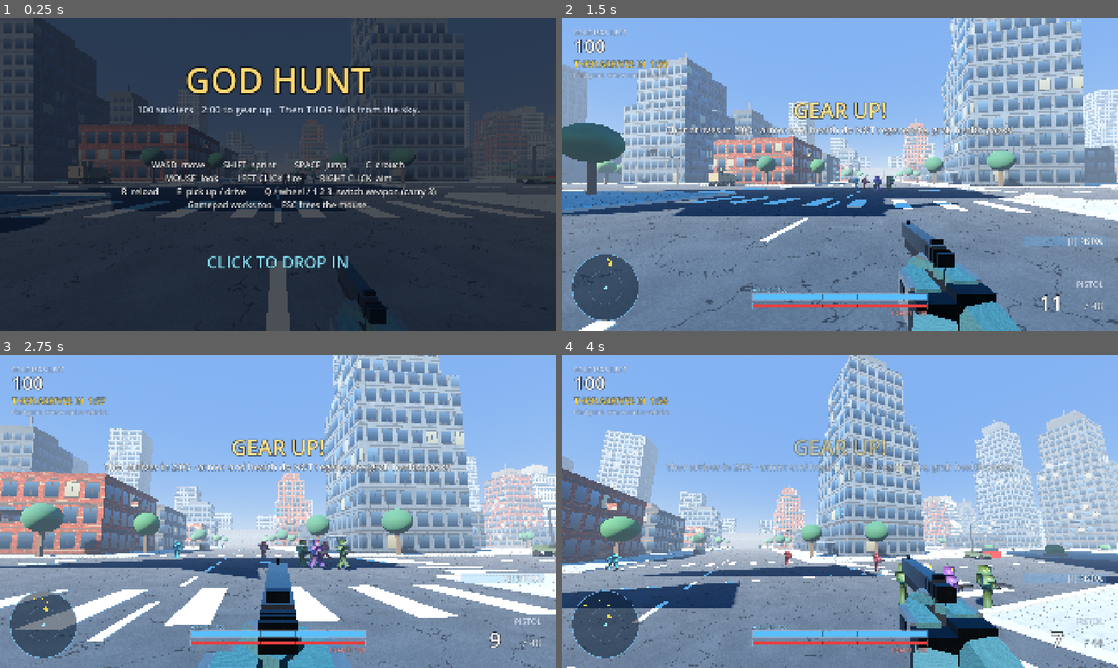
Above: before the commit, frames 1-4 (two rows, left to right).
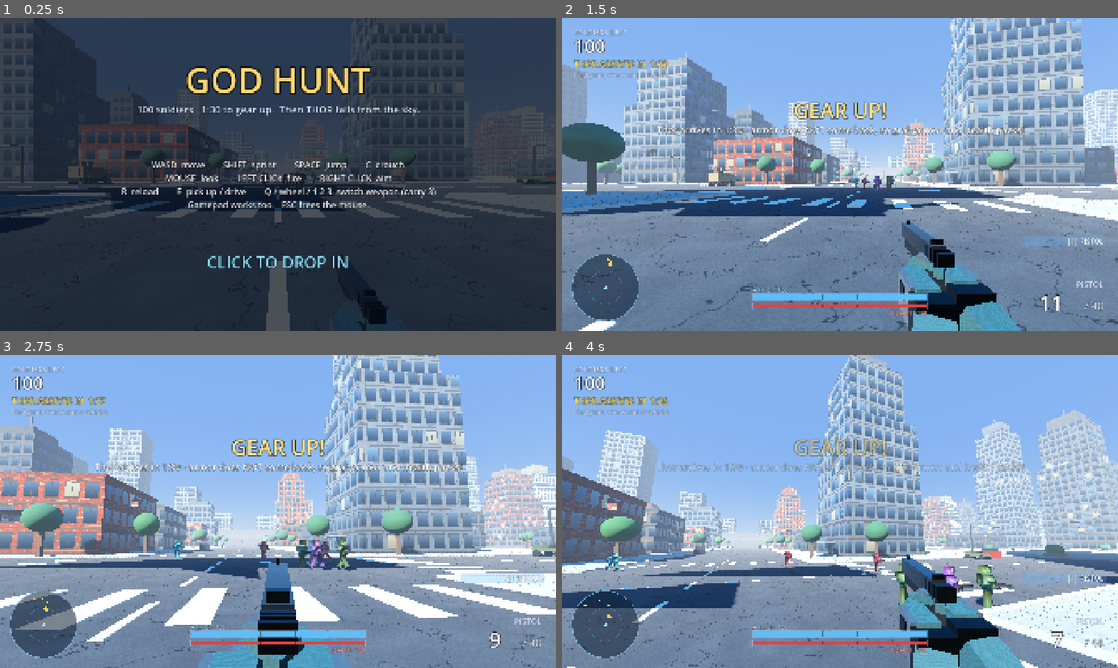
Above: after the commit, the same moments.

Repository: hotspotfufu/WRATH-
Game: Godot game, scene res://main.tscn
The game is run twice, just before and just after one commit, with the same random seed, the same clock (stepped at 60 frames per second) and the same inputs.
Inputs (mouse positions are in pixels of both pictures, inside the frame that each line leads up to):
- Up to frame 1 (0.25 s): no input
- Up to frame 2 (1.5 s): tap Enter at 0.5 s; move the mouse to (962, 158) at 0.52 s; press the mouse at (962, 158) at 0.53 s; hold Right 0.53-1.28 s; tap Space (jump) at 0.77 s; tap E (use) at 0.8, 1.35 s; move the mouse to (812, 174) at 1.27 s; release the mouse at (812, 174) at 1.28 s; hold Up from 1.28 s (still down)
- Up to frame 3 (2.75 s): keep holding Up; tap Space (jump) at 1.52 s; click (250, 511) at 1.55 s; move the mouse to (289, 505) at 2.02 s; hold Right mouse button (aim) from 2.03 s (still down); click (289, 505) at 2.17 s; tap E (use) at 2.3 s
- Up to frame 4 (4 s): keep holding Up; move the mouse to (834, 517) at 2.77 s; release Right mouse button (aim) at 2.78 s; tap C (crouch) at 2.85 s; tap Space (jump) at 3.02, 3.77 s; click (834, 517) at 3.05 s; move the mouse to (878, 514) at 3.52 s; press the mouse at (878, 514) at 3.53 s; tap E (use) at 3.8 s

The runs differ from the first frame. In frame 1, less than 0.1% of the frame differs, in the area x 36-39%, y 28-31%; in frame 2, 1.2%; in frame 3, 1.2%, in the area x 17-84%, y 13-38%; in frame 4, 0.9%.

Commit message:
Add files via upload

Diff:
--- a/scripts/game.gd
+++ b/scripts/game.gd
@@ -1,12 +1,12 @@
 extends Node3D
 ## Runs a match of GOD HUNT:
-##   1. LOOT (2:00) - 100 soldiers drop into the city and grab weapons, armor, jeeps
+##   1. LOOT (1:30) - 100 soldiers drop into the city and grab weapons, armor, jeeps
 ##   2. STORM - the sky darkens, thunder rolls
 ##   3. BOSS - Thor crashes down and tries to wipe everyone out
 ##   4. Kill Thor -> his hammer drops. Pick it up to claim Mjolnir.
 
 const CityScript := preload("res://scripts/city.gd")
-const LOOT_TIME := 120.0
+const LOOT_TIME := 90.0
 const SOLDIERS := 99            # plus you = 100
 const MAX_JEEPS := 10
 
@@ -164,7 +164,7 @@
 		phase = "loot"
 		hud.set("start_screen", false)
 		Input.mouse_mode = Input.MOUSE_MODE_CAPTURED
-		hud.call("banner", "GEAR UP!", "Thor arrives in 2:00 - armor and health do NOT regenerate, grab health packs!", 4.0)
+		hud.call("banner", "GEAR UP!", "Thor arrives in 1:30 - armor does NOT come back, so grab armor and health packs!", 4.0)
 		get_viewport().set_input_as_handled()
 	elif phase in ["won_end", "lost"] and _spectate_t > 1.5:
 		if (event is InputEventKey and (event as InputEventKey).keycode == KEY_ENTER) or (event is InputEventMouseButton and (event as InputEventMouseButton).pressed) or (event is InputEventJoypadButton and (event as InputEventJoypadButton).pressed):
--- a/scripts/hud.gd
+++ b/scripts/hud.gd
@@ -151,15 +151,21 @@
 	var left := int(boss.call("bars_left"))
 	var in_bar := hp - per * (left - 1)
 	var frac := clampf(in_bar / per, 0.0, 1.0)
+	var single := int(boss.get("BARS")) == 1
 	var r := Rect2(cx - 420, 72, 840, 26)
 	_text("THOR, GOD OF THUNDER", Vector2(cx, 58), 30, Color(0.75, 0.88, 1.0), HORIZONTAL_ALIGNMENT_CENTER)
 	var top: Color = BAR_COLORS[clampi(left - 1, 0, 2)]
+	if single:
+		top = Color(0.35, 0.65, 1.0).lerp(Color(0.95, 0.2, 0.2), 1.0 - frac)
 	var under := Color(0, 0, 0, 0.5)
 	if left > 1:
 		under = (BAR_COLORS[left - 2] as Color).darkened(0.25)
 	if float(boss.get("_phase_shield")) > 0.0:
 		top = Color(0.85, 0.95, 1.0, 0.6 + 0.4 * sin(_time * 18.0))
 	_bar(r, frac, top, under, 10)
+	if single:
+		_text("%d%%" % int(ceil(frac * 100.0)), Vector2(cx + 435, 94), 26, top)
+		return
 	# pips: how many bars are left
 	for i in 3:
 		var pc := Vector2(cx + 450 + i * 26, 85)
@@ -183,7 +189,7 @@
 	_bar(Rect2(cx - 300, sz.y - 94, 600, 16), health / float(p.get("max_health")), hcol, Color(0, 0, 0, 0.5), 10)
 	_text("HEALTH  %d" % int(health), Vector2(cx + 300, sz.y - 54), 20, Color(1.0, 0.6, 0.6), HORIZONTAL_ALIGNMENT_RIGHT)
 	if shield < 1.0:
-		_text("ARMOR BROKEN - find armor" if not low else "LOW HEALTH - find a health pack!", Vector2(cx, sz.y - 165), 24, hcol if low else Color(0.6, 0.85, 1.0), HORIZONTAL_ALIGNMENT_CENTER)
+		_text("ARMOR BROKEN - find armor (health recovers if you take cover)" if not low else "LOW HEALTH - take cover or grab a health pack!", Vector2(cx, sz.y - 165), 24, hcol if low else Color(0.6, 0.85, 1.0), HORIZONTAL_ALIGNMENT_CENTER)
 
 	var in_v: Node = p.get("in_vehicle")
 	if in_v:
@@ -311,7 +317,7 @@
 	var cx := sz.x * 0.5
 	_c.draw_rect(Rect2(Vector2.ZERO, sz), Color(0.02, 0.04, 0.08, 0.72))
 	_text("GOD HUNT", Vector2(cx, sz.y * 0.24), 120, Color(1.0, 0.85, 0.45), HORIZONTAL_ALIGNMENT_CENTER)
-	_text("100 soldiers.  2:00 to gear up.  Then THOR falls from the sky.", Vector2(cx, sz.y * 0.24 + 70), 34, Color(0.85, 0.9, 1.0), HORIZONTAL_ALIGNMENT_CENTER)
+	_text("100 soldiers.  1:30 to gear up.  Then THOR falls from the sky.", Vector2(cx, sz.y * 0.24 + 70), 34, Color(0.85, 0.9, 1.0), HORIZONTAL_ALIGNMENT_CENTER)
 	var lines := [
 		"WASD  move        SHIFT  sprint        SPACE  jump        C  crouch",
 		"MOUSE  look        LEFT CLICK  fire        RIGHT CLICK  aim",
--- a/scripts/loot.gd
+++ b/scripts/loot.gd
@@ -114,7 +114,7 @@
 				by.call("give_armor")
 		"health":
 			if by.has_method("heal"):
-				by.call("heal", 60.0)
+				by.call("heal", 40.0)
 	_taken = true
 	if by.is_in_group("player"):
 		Sounds.play(get_parent(), Sounds.pickup(), global_position, -4.0)
--- a/scripts/player.gd
+++ b/scripts/player.gd
@@ -39,6 +39,10 @@
 var _bob := 0.0
 var _crouch := 0.0
 var _since_hit := 10.0
+var _thor_safe := 0.0
+const THOR_HIT := 55.0          ## one Thor hit (after your armor is gone) takes 55 of 100 health
+const REGEN_DELAY := 5.0        ## health starts coming back 5 s after your last hit
+const REGEN_RATE := 10.0        ## health per second
 var _swap_t := 0.0
 var _throwing := false
 var _sfx: AudioStreamPlayer
@@ -212,9 +216,11 @@
 	_update_weapon(delta, hv, sprinting)
 
 	# shield recharge, Halo style
+	# armor never regenerates (find armor pickups); health slowly does
 	_since_hit += delta
-	if _since_hit > 4.0 and shield < max_shield:
-		shield = minf(max_shield, shield + 45.0 * delta)
+	_thor_safe = maxf(0.0, _thor_safe - delta)
+	if _since_hit > REGEN_DELAY and health < max_health:
+		health = minf(max_health, health + REGEN_RATE * delta)
 	if global_position.y < -30:
 		take_damage(9999, null)
 
@@ -270,8 +276,7 @@
 
 
 func give_armor() -> void:
-	max_shield = 150.0
-	shield = max_shield
+	shield = minf(max_shield, shield + 50.0)
 
 
 func heal(amount: float) -> void:
@@ -488,9 +493,28 @@
 func take_damage(amount: float, from: Node) -> void:
 	if dead:
 		return
+	var from_thor := from != null and is_instance_valid(from) and from.has_method("bars_left")
 	if in_vehicle and in_vehicle.has_method("take_damage") and amount < 9000:
 		in_vehicle.call("take_damage", amount, from)
+		if from_thor:
+			return               # the vehicle's armor takes Thor's hit for you
 		amount *= 0.3
+	if from_thor:
+		# Thor's hits: 1st hit breaks your armor, 2nd hurts you badly, 3rd kills.
+		# A short safety window stops one attack from counting as several hits.
+		if _thor_safe > 0.0:
+			return
+		_thor_safe = 1.2
+		_since_hit = 0.0
+		if shield > 0.0:
+			shield = 0.0
+		else:
+			health -= THOR_HIT
+		if _hud:
+			_hud.call("damage_flash", from)
+		if health <= 0.0:
+			_die()
+		return
 	_since_hit = 0.0
 	var to_shield := minf(shield, amount)
 	shield -= to_shield
@@ -498,6 +522,13 @@
 	if _hud:
 		_hud.call("damage_flash", from)
 	if health <= 0.0:
+		_die()
+
+
+func _die() -> void:
+	if dead:
+		return
+	if true:
 		health = 0.0
 		dead = true
 		remove_from_group("fighters")
--- a/scripts/soldier.gd
+++ b/scripts/soldier.gd
@@ -310,7 +310,7 @@
 
 
 func give_armor() -> void:
-	shield = 100.0
+	shield = minf(100.0, shield + 50.0)
 
 
 func heal(amount: float) -> void:
--- a/scripts/thor.gd
+++ b/scripts/thor.gd
@@ -14,8 +14,8 @@
 
 ## Thor has 3 health bars. Each bar is a full god's worth of health:
 ## bar 3 = blue, bar 2 = purple, bar 1 = gold. Breaking a bar makes him stronger.
-const BARS := 3
-const BAR_HP := 8000.0
+const BARS := 1
+const BAR_HP := 24000.0
 var max_hp := BAR_HP * BARS
 var hp := BAR_HP * BARS
 var damage_taken := 0.35          ## Thor only takes 35% of incoming damage
@@ -649,6 +649,20 @@
 		return
 	if bars_left() < bars_before:
 		_break_bar(bars_left())
+	# one long health bar: he gets angrier at half health and again at 20%
+	elif _rage_level == 0 and hp < max_hp * 0.5:
+		_rage(1, "THOR IS ENRAGED!", "Half health - he's faster and calls more lightning")
+	elif _rage_level == 1 and hp < max_hp * 0.2:
+		_rage(2, "GOD OF THUNDER UNLEASHED!", "He's almost down - finish him!")
+
+
+func _rage(level: int, title: String, sub: String) -> void:
+	_rage_level = level
+	_enraged = true
+	_phase_shield = 1.5
+	_shockwave(global_position, 16.0, 60.0)
+	get_tree().call_group("game", "banner", title, sub, 3.0)
+	_go(S.ROAR)
 
 
 func bars_left() -> int:
